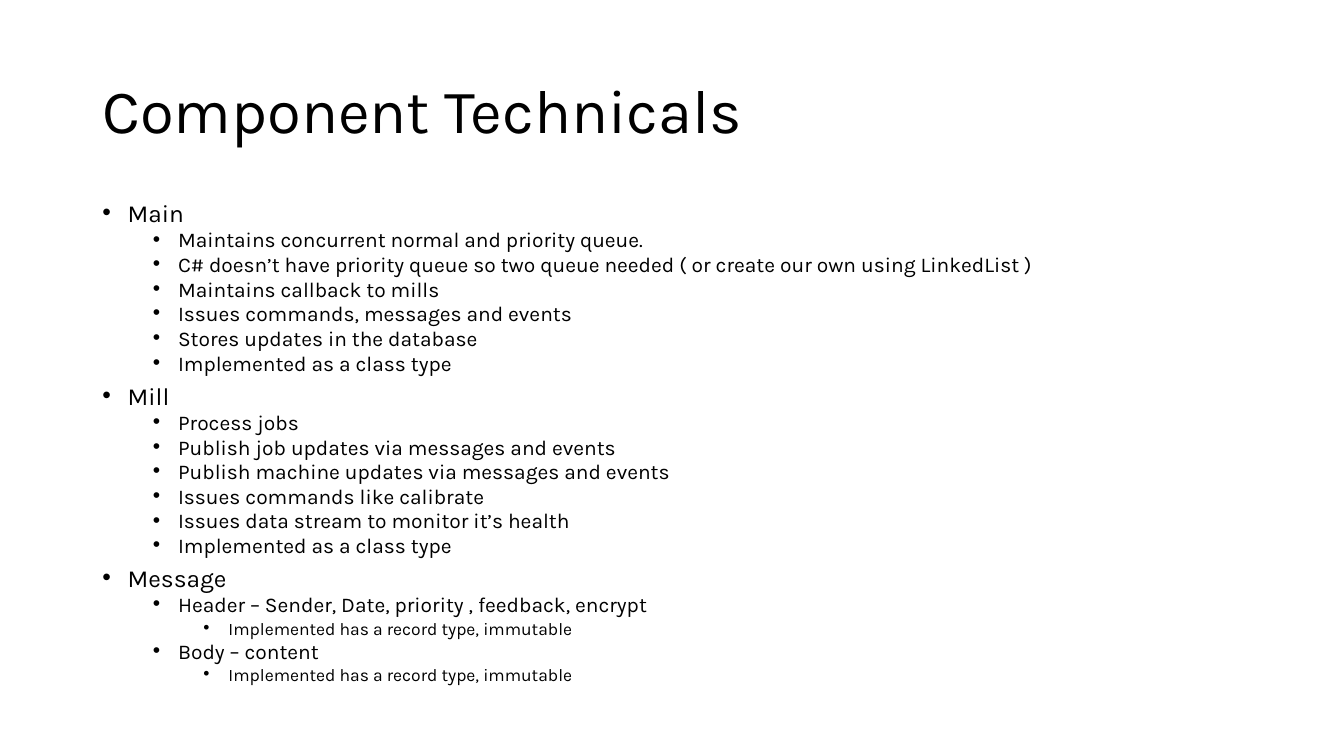
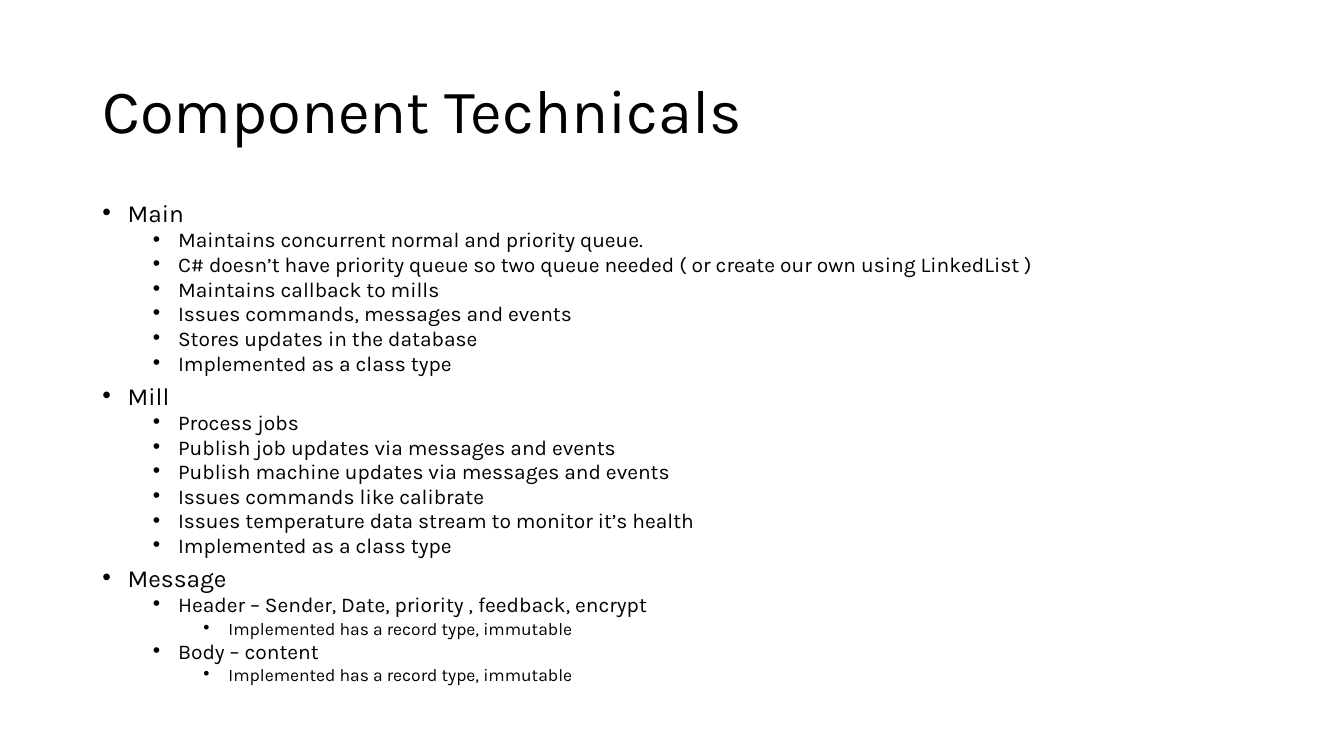
Before and after one commit to pankajkhara/advansys, a slide deck: slide 6 of docs/Assignment.pptx. Drawn at 1344x756 pixels with LibreOffice and Linux fonts; fonts in the diff are those of the drawing. Boxes give left, top, right and bottom in pixels: in the first picture for what was removed or moved away, otherwise in the second. Text is boxed around its words. In the diff, an @@ line names an element or a change of style, - is before the commit and + after.

```diff
--- a/docs/Assignment.pptx
+++ b/docs/Assignment.pptx
@@ text at (x1=178, y1=513, x2=693, y2=533): text changed @@
-  • Issues data stream to monitor it’s health
+  • Issues temperature data stream to monitor it’s health
```
Also in this commit, not shown: 3 other slides changed, 1 slide added.
